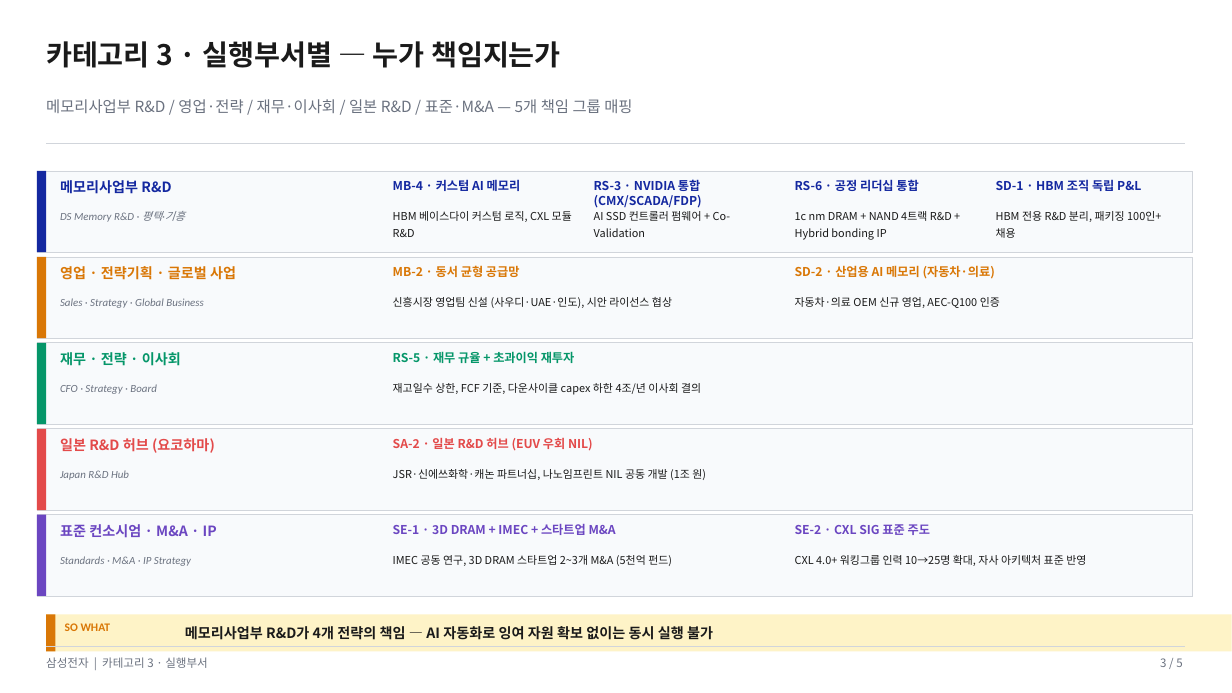
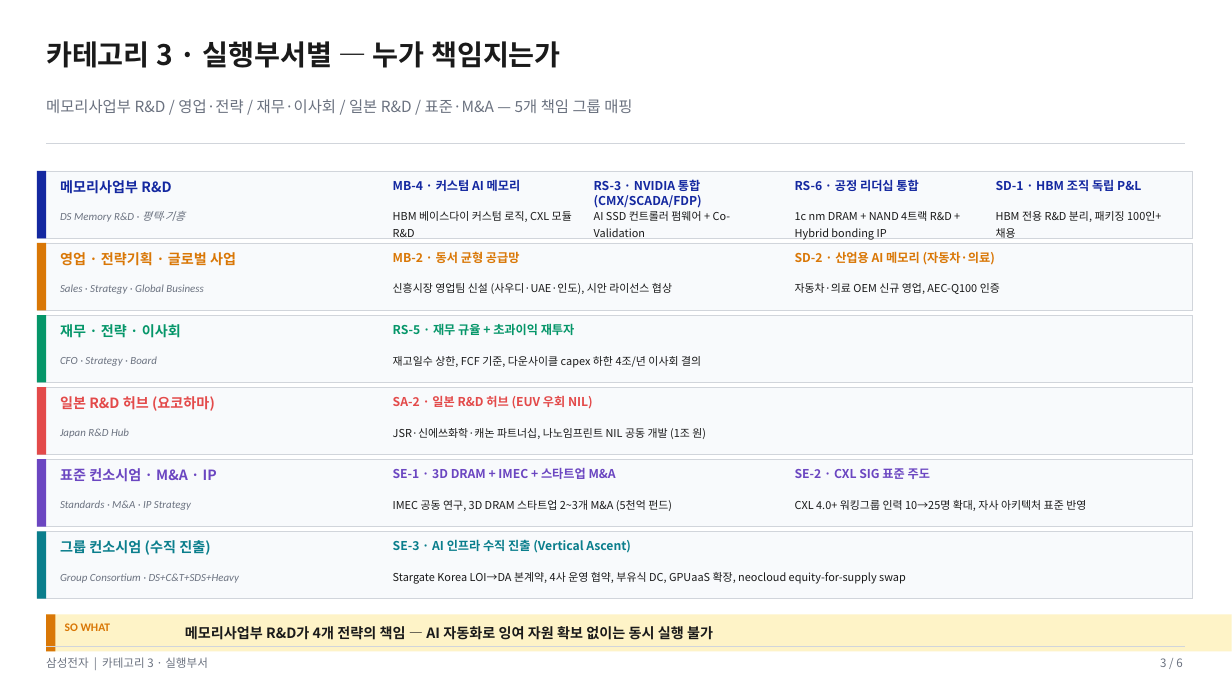
Before and after one commit to k31001/action-learning, a slide deck: slide 3 of presentation/core-strategies-categorization.pptx. Drawn at 1232x693 pixels with LibreOffice and Linux fonts; fonts in the diff are those of the drawing. Boxes give left, top, right and bottom in pixels: in the first picture for what was removed or moved away, otherwise in the second. Text is boxed around its words. In the diff, an @@ line names an element or a change of style, - is before the commit and + after.

```diff
--- a/presentation/core-strategies-categorization.pptx
+++ b/presentation/core-strategies-categorization.pptx
@@ rectangle resized from (x1=37, y1=171, x2=1192, y2=252) to (x1=37, y1=171, x2=1192, y2=238) @@
@@ rectangle resized from (x1=37, y1=171, x2=46, y2=252) to (x1=37, y1=171, x2=46, y2=238) @@
@@ rectangle resized from (x1=37, y1=257, x2=1192, y2=338) to (x1=37, y1=243, x2=1192, y2=311) @@
@@ rectangle resized from (x1=37, y1=257, x2=46, y2=338) to (x1=37, y1=243, x2=46, y2=311) @@
@@ 6 texts moved together from (x1=60, y1=265, x2=1000, y2=308) to (x1=60, y1=251, x2=1000, y2=294) @@
@@ rectangle resized from (x1=37, y1=343, x2=1192, y2=424) to (x1=37, y1=315, x2=1192, y2=383) @@
@@ rectangle resized from (x1=37, y1=343, x2=46, y2=424) to (x1=37, y1=315, x2=46, y2=383) @@
@@ text "재무 · 전략 · 이사회" moved from (x1=60, y1=352, x2=181, y2=366) to (x1=60, y1=324, x2=181, y2=338) @@
@@ text "RS-5 · 재무 규율 + ..." moved from (x1=393, y1=351, x2=575, y2=363) to (x1=393, y1=323, x2=575, y2=335) @@
@@ text "CFO · Strategy · Board" moved from (x1=60, y1=384, x2=157, y2=394) to (x1=60, y1=356, x2=157, y2=366) @@
@@ text "재고일수 상한, FCF 기준, 다운사이클 ..." moved from (x1=393, y1=383, x2=701, y2=395) to (x1=393, y1=356, x2=701, y2=368) @@
@@ rectangle resized from (x1=37, y1=429, x2=46, y2=510) to (x1=37, y1=387, x2=46, y2=455) @@
@@ rectangle added at (x1=37, y1=387, x2=1192, y2=455), fill #F8FAFC, outline #D1D5DB 0.5 pt @@
@@ 4 texts moved together from (x1=60, y1=438, x2=706, y2=480) to (x1=60, y1=396, x2=706, y2=439) @@
@@ rectangle resized from (x1=37, y1=429, x2=1192, y2=510) to (x1=37, y1=459, x2=1192, y2=527) @@
@@ rectangle resized from (x1=37, y1=515, x2=46, y2=596) to (x1=37, y1=459, x2=46, y2=527) @@
@@ 6 texts moved together from (x1=60, y1=524, x2=1086, y2=566) to (x1=60, y1=468, x2=1086, y2=511) @@
@@ rectangle resized from (x1=37, y1=515, x2=1192, y2=596) to (x1=37, y1=531, x2=1192, y2=599) @@
@@ rectangle added at (x1=37, y1=531, x2=46, y2=599), fill #0A7E8C @@
@@ text added at (x1=393, y1=539, x2=631, y2=553), 9.5 pt, text #0A7E8C, bold @@
+SE-3 · AI 인프라 수직 진출 (Vertical Ascent)
@@ text added at (x1=60, y1=540, x2=210, y2=555), 11 pt, text #0A7E8C, bold @@
+그룹 컨소시엄 (수직 진출)
@@ text added at (x1=60, y1=573, x2=240, y2=583), 8.5 pt, text #6B7280, italic @@
+Group Consortium · DS+C&T+SDS+Heavy
@@ text added at (x1=393, y1=572, x2=906, y2=584), 8.5 pt, text #1A1A1A @@
+Stargate Korea LOI→DA 본계약, 4사 운영 협약, 부유식 DC, GPUaaS 확장, neocloud equity-for-supply swap
@@ text at (x1=1160, y1=658, x2=1182, y2=667): text changed @@
-3 / 5
+3 / 6
```
Also in this commit, not shown: 4 other slides changed, 1 slide added, 11 other files.
